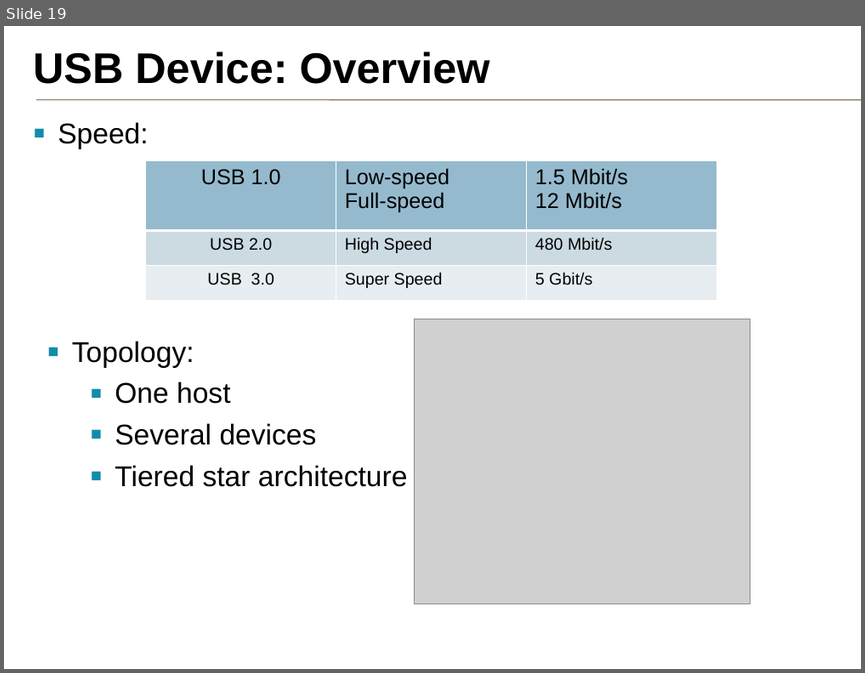
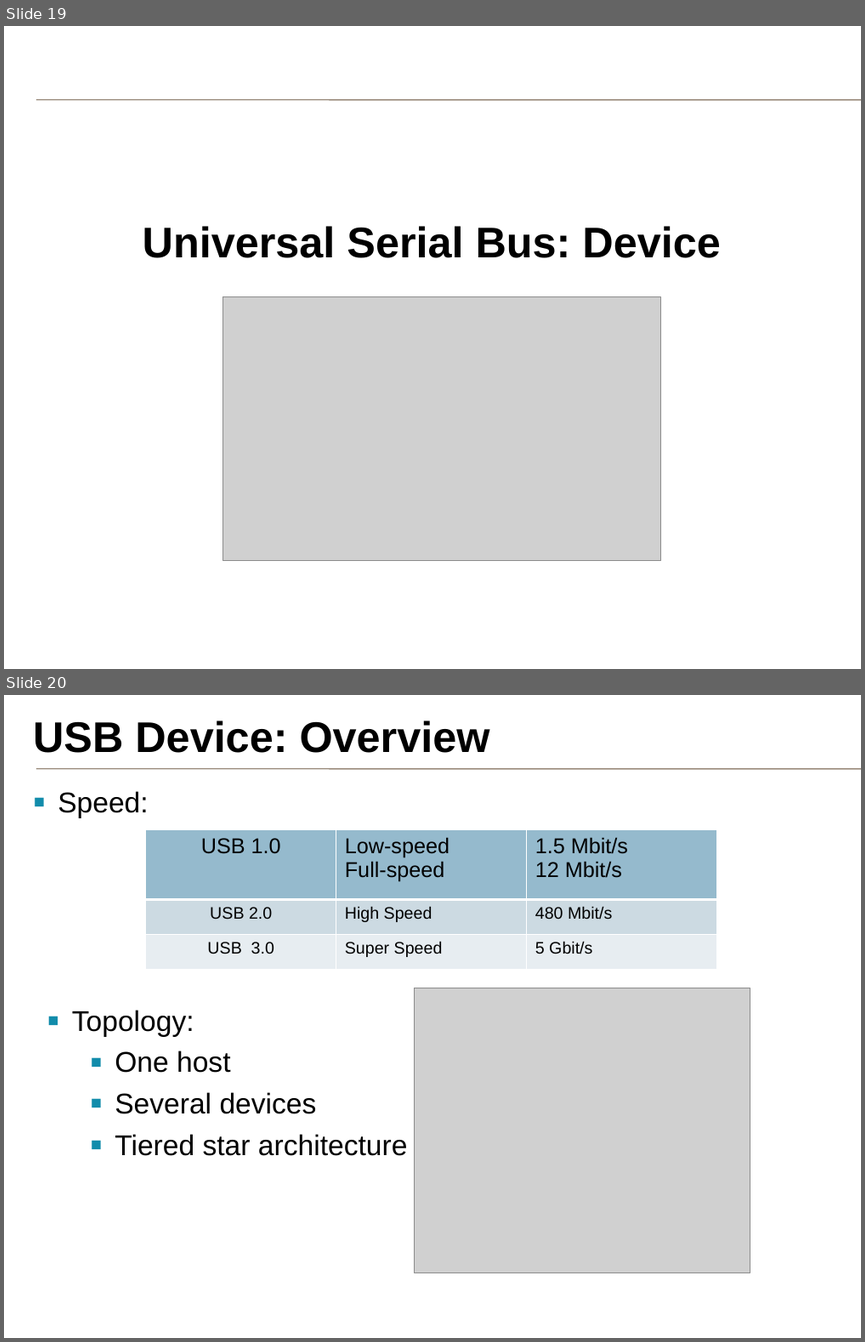
Before and after one commit to samux/ARM-internship-report, a slide deck: presentation_en/pres.pptx. Shown one above the other, each under a label of ours: slide 19 before the commit, slides 19 and 20 after it. The pictures are 865x673 and 865x1342 pixels, drawn with LibreOffice and Linux fonts; fonts in the diff are those of the drawing; grey boxes stand for pictures; background and template pictures are left out. Boxes give left, top, right and bottom in pixels: in the first picture for what was removed or moved away, otherwise in the second. Text is boxed around its words. In the diff, an @@ line names an element or a change of style, - is before the commit and + after.

```diff
--- a/presentation_en/pres.pptx
+++ b/presentation_en/pres.pptx
@@ slide 19 added at bbox=[4, 26, 861, 669], background #FFFFFF; not listed: 2 template elements that a slide beside it also shows @@
@@ title added at bbox=[143, 226, 720, 258], 36 pt, text #000000, bold @@
+Universal Serial Bus: Device
@@ picture added at bbox=[223, 297, 660, 561] @@
@@ what was slide 19 is now slide 20 @@
```
Also in this commit, not shown: 3 slides changed, 3 other slides added, 1 slide removed, 1 other file.
